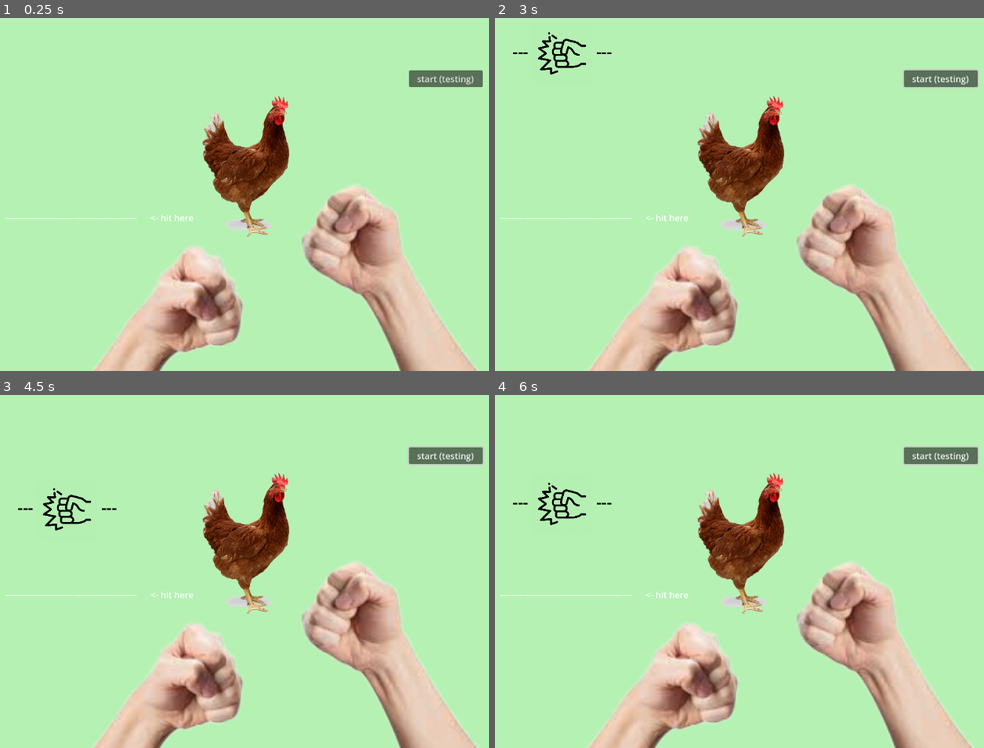
Above: before the commit, frames 1-4 (two rows, left to right).
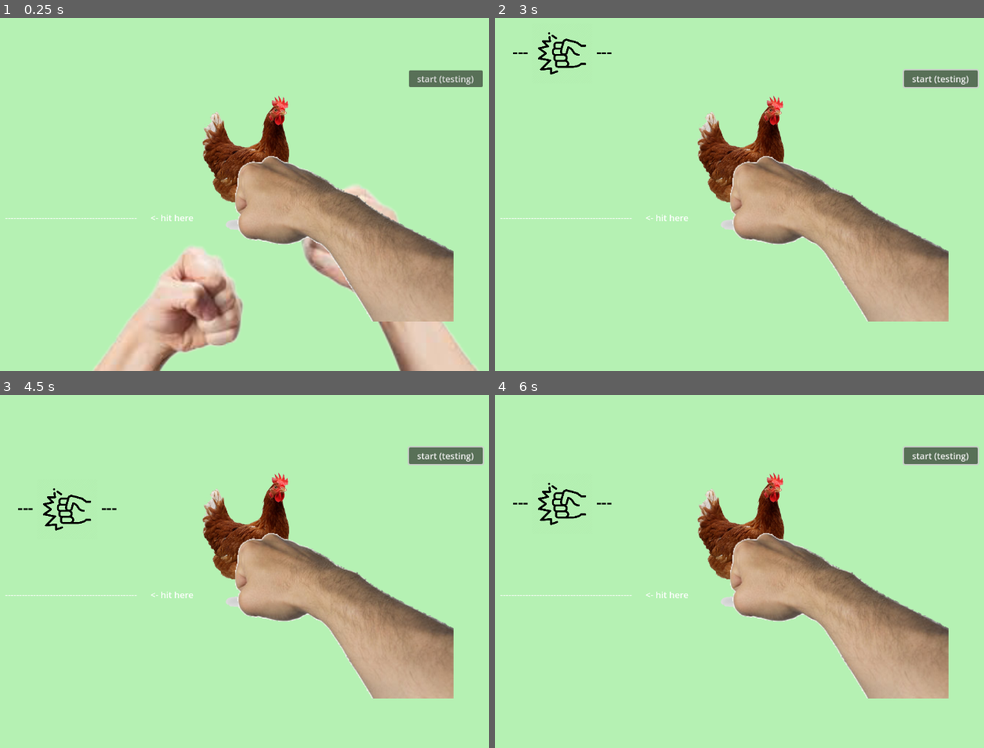
Above: after the commit, the same moments.

Repository: BigHBen/ACM_GameDev_Fall2024
Game: Godot game, scene res://Scenes/chicken_punching.tscn
Two runs of this game, one before a commit and one after it. Both use one fixed random seed, a clock stepped at 60 frames per second and the inputs below. This scene is started directly instead of the project's main scene.
Inputs (mouse positions are in pixels of both pictures, inside the frame that each line leads up to):
- Up to frame 1 (0.25 s): no input
- Up to frame 2 (3 s): click "start (testing)" at 0.5 s; click "start (testing)" at 1.25 s; click "start (testing)" at 2 s; tap Enter at 2.75 s; move the mouse to (851, 176) at 2.77 s; click (851, 176) at 2.92 s
- Up to frame 3 (4.5 s): tap Enter at 3.5, 4.25 s; move the mouse to (92, 589) at 3.52 s; click (92, 589) at 3.67 s; move the mouse to (278, 493) at 4.27 s; click (278, 493) at 4.42 s
- Up to frame 4 (6 s): tap Enter at 5, 5.75 s; move the mouse to (680, 642) at 5.02 s; click (680, 642) at 5.17 s; move the mouse to (900, 624) at 5.77 s; click (900, 624) at 5.92 s

The runs differ from the first frame. In frame 1, 9.4% of the frame differs, in the area x 48-93%, y 39-86%; in frame 2, 18%, in the area x 18-98%, y 39-100%; in frame 3, 18%; in frame 4, 18%.
Error before the commit: Invalid access to property or key 'button_index' on a base object of type 'InputEventKey'. (res://Scripts/chicken_punching.gd:40)
Error after the commit: Invalid access to property or key 'button_index' on a base object of type 'InputEventKey'. (res://Scripts/chicken_punching.gd:45)

Commit message:
punches go

Diff:
--- a/Scenes/chicken_punching.tscn
+++ b/Scenes/chicken_punching.tscn
@@ -62,9 +62,8 @@
 texture = ExtResource("4_j4f78")
 
 [node name="PlaceholderPunch" type="Sprite2D" parent="."]
-visible = false
-position = Vector2(631, 405)
-scale = Vector2(1.52778, 1.52778)
+position = Vector2(648, 310)
+scale = Vector2(1.33596, 1.37222)
 texture = ExtResource("5_k6qx7")
 
 [node name="Button" type="Button" parent="."]
@@ -74,6 +73,8 @@
 offset_bottom = 123.0
 text = "start (testing)"
 
+[node name="temp punch ani" type="Timer" parent="."]
+
 [connection signal="timeout" from="spawn_punch_timer" to="." method="_on_spawn_punch_timer_timeout"]
 [connection signal="area_entered" from="perfect_zone" to="." method="_on_perfect_zone_area_entered"]
 [connection signal="area_exited" from="perfect_zone" to="." method="_on_perfect_zone_area_exited"]
@@ -81,3 +82,4 @@
 [connection signal="area_exited" from="meh_zone" to="." method="_on_meh_zone_area_exited"]
 [connection signal="timeout" from="can_hit_timer" to="." method="_on_can_hit_timer_timeout"]
 [connection signal="pressed" from="Button" to="." method="_on_button_pressed"]
+[connection signal="timeout" from="temp punch ani" to="." method="_on_temp_punch_ani_timeout"]
--- a/Scripts/chicken_punching.gd
+++ b/Scripts/chicken_punching.gd
@@ -8,6 +8,11 @@
 #	so that a player cannot just spam click the button to win the minigame.
 @onready var spawn_punch_timer = $spawn_punch_timer
 @onready var can_hit_timer = $can_hit_timer
+@onready var temp_punch_timer = $"temp punch ani"
+
+#	temp fists
+@onready var fists1 = $PlaceholderFists2
+@onready var fists2 = $PlaceholderPunch
 
 #	these booleans are to check if a rhythm icon has spawned, and if it has, then it will
 #	check whether it was perfectly aligned with the line, or if it was off the line.
@@ -44,6 +49,7 @@
 #	set the timer to force the user to wait until they can click again.
 func _user_clicked() -> void:
 	if(can_hit):
+		_play_punch()
 		if(perfect_hit):
 			print("perfect")
 			chicken_health -= 3
@@ -101,3 +107,12 @@
 
 func _on_button_pressed() -> void:
 	game_started_testing = true
+
+func _play_punch() -> void:
+	fists1.hide()
+	fists2.show()
+	temp_punch_timer.start(0.1)
+
+func _on_temp_punch_ani_timeout() -> void:
+	fists1.show()
+	fists2.hide()
